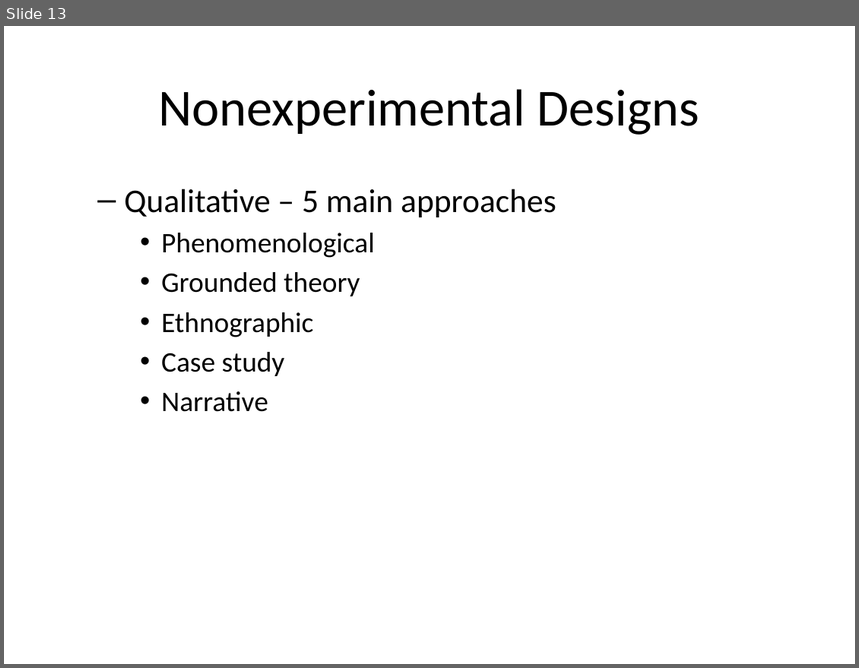
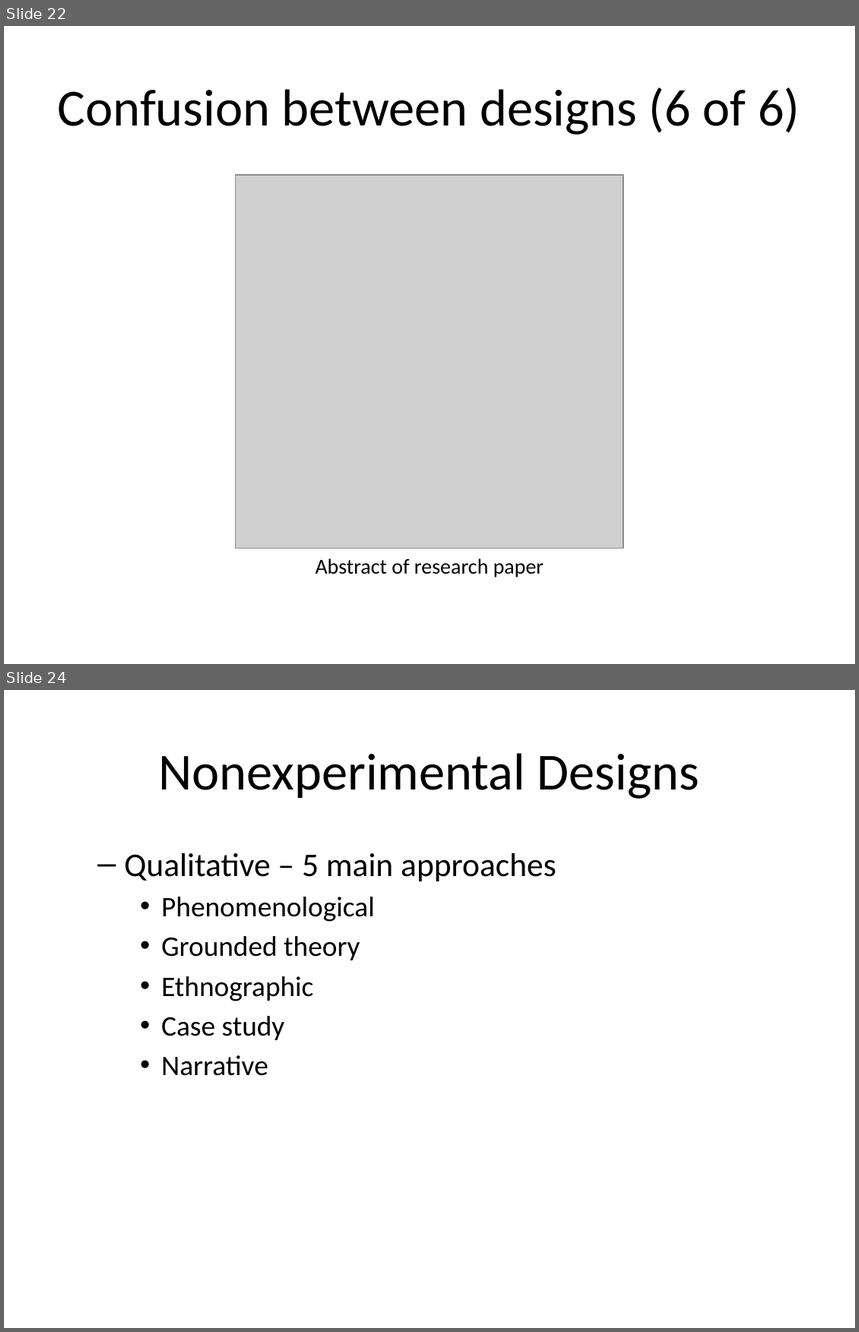
Before and after one commit to classes-medb/5510, a slide deck: src/video-06-non-experimental-studies.pptx. Shown one above the other, each under a label of ours: slide 13 before the commit, slides 22 and 24 after it; the slides between them are not shown. The pictures are 859x668 and 859x1332 pixels, drawn with LibreOffice and Linux fonts; fonts in the diff are those of the drawing; grey boxes stand for pictures. Boxes give left, top, right and bottom in pixels: in the first picture for what was removed or moved away, otherwise in the second. Text is boxed around its words. In the diff, an @@ line names an element or a change of style, - is before the commit and + after.

```diff
--- a/src/video-06-non-experimental-studies.pptx
+++ b/src/video-06-non-experimental-studies.pptx
@@ slide 22 added at <box>4,26,855,664</box>, background #FFFFFF @@
@@ title added at <box>58,88,800,135</box>, 44 pt, text #000000 @@
+Confusion between designs (6 of 6)
@@ picture added at <box>236,175,623,549</box> @@
@@ text added at <box>316,559,544,578</box>, 18 pt, text #000000 @@
+Abstract of research paper
@@ what was slide 13 is now slide 24 @@
```
Also in this commit, not shown: 20 other slides added, 3 slides removed, 7 other files.
